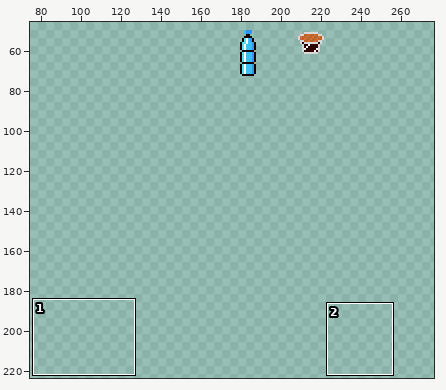
Edited in one commit: pixel-art file (Assets/myAesprite/Cafe_MainMap-export.aseprite). The first picture is a wide view before the edit; the outline marks the close-up.
Close-up. Before the commit:
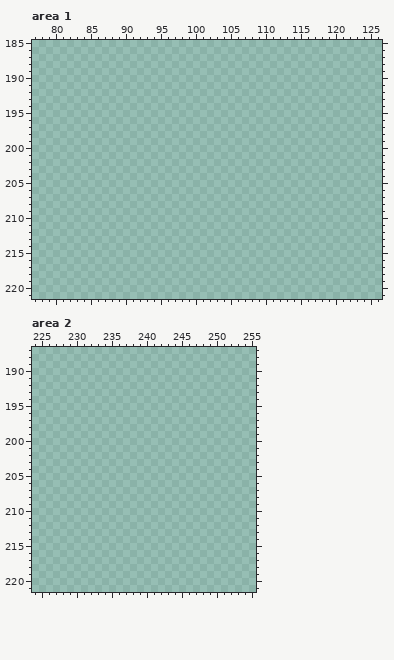
384x256 pixels, 1 frame. Colours within 5 levels of each other are drawn and written as one. Shown: area 1: x 77..126, y 185..221; area 2: x 224..255, y 187..221. The wide view leaves out empty margins. The commit also changed other parts of the picture, which this record leaves out.
Visible layers, top first: "Item_Espresso", "Item_Water".
Palette (. is transparent): 
Once edited:
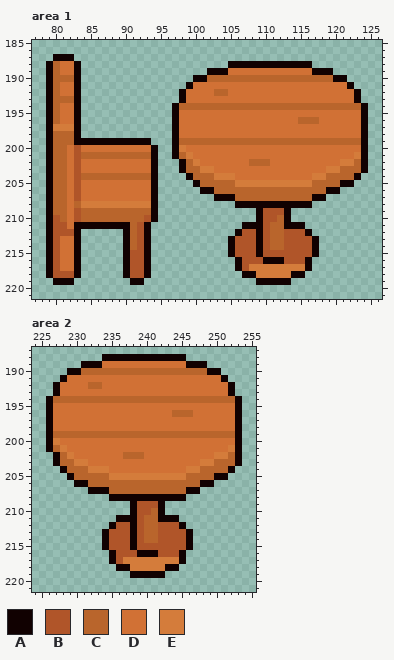
Colours new in this view: A #110101  B #b05529  C #b9652c  D #d17135  E #d47c3b
What changed:
layer "Cafe_TableAndChair" now shown
Changed rows in their new state; - is an unchanged pixel.
Area 1, layer "Cafe_TableAndChair":
first column x 79:
187 -AAA------------------------------------------
188 ACDDA---------------------AAAAAAAAAAAA--------
189 ACDDA------------------AAADDDDDDDDDDDDAAA-----
190 ACCCA----------------AACCCCCCCCCCCCCCCCCCAA---
191 ACDDA---------------ADDDDDDDDDDDDDDDDDDDDDDA--
192 ACDDA--------------ADDDDCCDDDDDDDDDDDDDDDDDDA-
193 ACCCA--------------ADDDDDDDDDDDDDDDDDDDDDDDDA-
194 ACDDA-------------ACCCCCCCCCCCCCCCCCCCCCCCCCCA
195 ACDDA-------------ADDDDDDDDDDDDDDDDDDDDDDDDDDA
196 ACDDA-------------ADDDDDDDDDDDDDDDDDCCCDDDDDDA
197 AEEEA-------------ADDDDDDDDDDDDDDDDDDDDDDDDDDA
198 ACCCA-------------ADDDDDDDDDDDDDDDDDDDDDDDDDDA
199 ACCCAAAAAAAAAAA---ACCCCCCCCCCCCCCCCCCCCCCCCCCA
200 ACCDBDDDDDDDDDDA--AEDDDDDDDDDDDDDDDDDDDDDDDDDA
201 ACCDBCCCCCCCCCCA--ACEDDDDDDDDDDDDDDDDDDDDDDDEA
202 ACCDBDDDDDDDDDDA---ACEDDDDDDDCCCDDDDDDDDDDEECA
203 ACCDBDDDDDDDDDDA---ACCEEDDDDDDDDDDDDDDDDEECCCA
204 ACCDBCCCCCCCCCCA----ACCCEEEDDDDDDDDDDDEECCCCA-
205 ACCDBDDDDDDDDDDA-----ACCCCCEEEEEEEEEEECCCCAA--
206 ACCDBDDDDDDDDDDA------AACCCCCCCCCCCCCCCCAA----
207 ACCDBDDDDDDDDDDA--------AAACCCCCCCCCCCAA------
208 ACCDCEEEEEEEEEEA-----------AAAAAAAAAAA--------
209 ACCDBCCCCCCCCCCA--------------ABBBA-----------
210 ABCDBCCCCCCCCCBA--------------ABBCA-----------
211 ABBDAAAAAAAACBA-------------AAABCCAAA---------
212 ABBBA------ACBA------------ABBABCCBBBA--------
213 ABDDA------ACBA-----------ABBBABCCBBBBA-------
214 ABDDA------ACBA-----------ABBBABCCBBBBA-------
215 ABDDA------ABBA-----------ABBBABBBBBBBA-------
216 ABDDA------ABBA------------ABBBAAABBBA--------
217 ABDDA------ABBA------------ABEEEEEEEEA--------
218 ABBBA------ABBA-------------AAEEEEEAA---------
219 -AAA--------AA----------------AAAAA-----------
Area 2, layer "Cafe_TableAndChair":
first column x 226:
188 --------AAAAAAAAAAAA--------
189 -----AAADDDDDDDDDDDDAAA-----
190 ---AACCCCCCCCCCCCCCCCCCAA---
191 --ADDDDDDDDDDDDDDDDDDDDDDA--
192 -ADDDDCCDDDDDDDDDDDDDDDDDDA-
193 -ADDDDDDDDDDDDDDDDDDDDDDDDA-
194 ACCCCCCCCCCCCCCCCCCCCCCCCCCA
195 ADDDDDDDDDDDDDDDDDDDDDDDDDDA
196 ADDDDDDDDDDDDDDDDDCCCDDDDDDA
197 ADDDDDDDDDDDDDDDDDDDDDDDDDDA
198 ADDDDDDDDDDDDDDDDDDDDDDDDDDA
199 ACCCCCCCCCCCCCCCCCCCCCCCCCCA
200 AEDDDDDDDDDDDDDDDDDDDDDDDDDA
201 ACEDDDDDDDDDDDDDDDDDDDDDDDEA
202 -ACEDDDDDDDCCCDDDDDDDDDDEECA
203 -ACCEEDDDDDDDDDDDDDDDDEECCCA
204 --ACCCEEEDDDDDDDDDDDEECCCCA-
205 ---ACCCCCEEEEEEEEEEECCCCAA--
206 ----AACCCCCCCCCCCCCCCCAA----
207 ------AAACCCCCCCCCCCAA------
208 ---------AAAAAAAAAAA--------
209 ------------ABBBA-----------
210 ------------ABBCA-----------
211 ----------AAABCCAAA---------
212 ---------ABBABCCBBBA--------
213 --------ABBBABCCBBBBA-------
214 --------ABBBABCCBBBBA-------
215 --------ABBBABBBBBBBA-------
216 ---------ABBBAAABBBA--------
217 ---------ABEEEEEEEEA--------
218 ----------AAEEEEEAA---------
219 ------------AAAAA-----------
Pixel boxes of the changes (left, top, right, bottom) in both close-ups:
added: (46, 54, 368, 285)
added: (46, 354, 242, 578)
